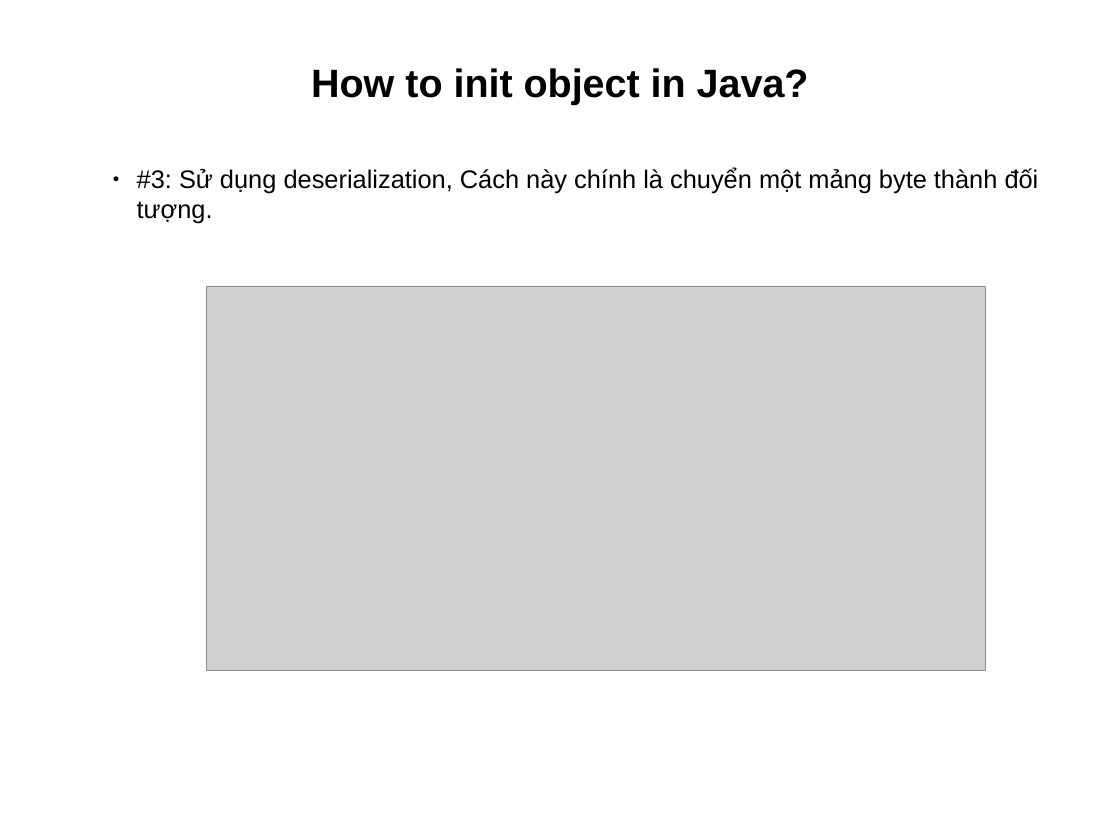
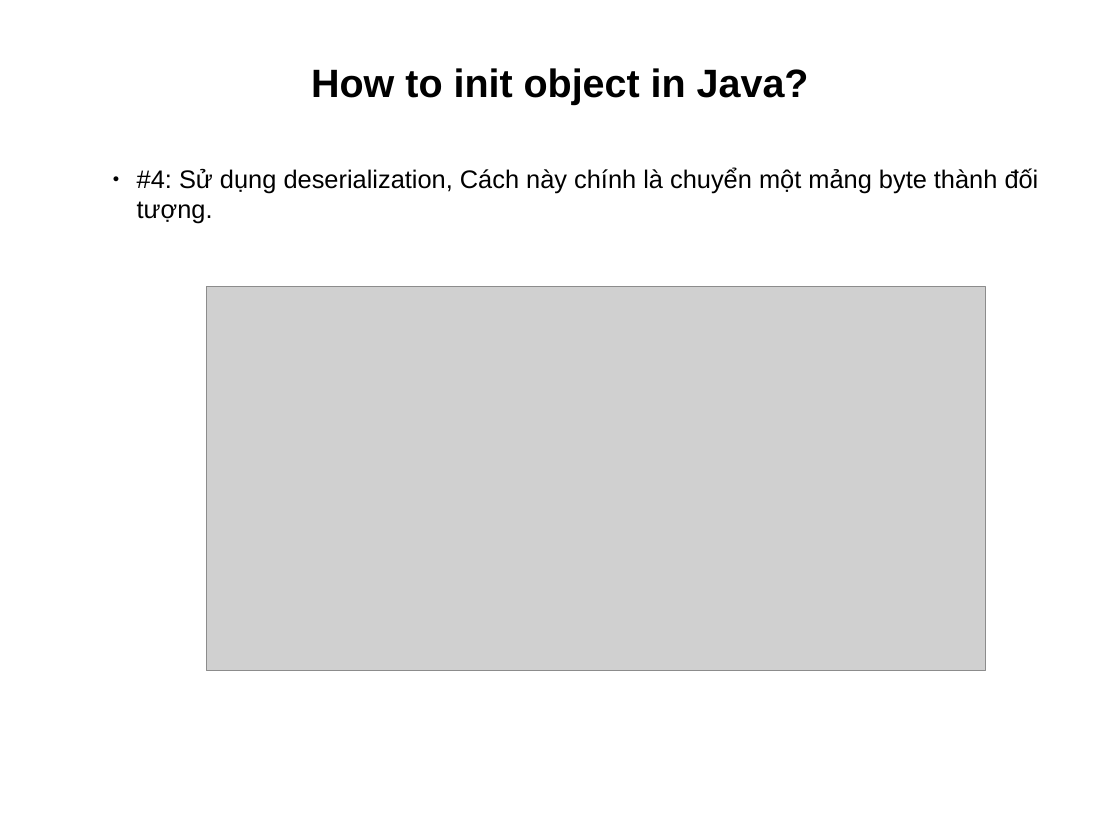
Before and after one commit to truongphan/documents, a slide deck: slide 15 of JavaCore.pptx. Drawn at 1120x840 pixels with LibreOffice and Linux fonts; fonts in the diff are those of the drawing; grey boxes stand for pictures. Boxes give left, top, right and bottom in pixels: in the first picture for what was removed or moved away, otherwise in the second. Text is boxed around its words. In the diff, an @@ line names an element or a change of style, - is before the commit and + after.

```diff
--- a/JavaCore.pptx
+++ b/JavaCore.pptx
@@ text at box(137, 167, 1039, 224): text changed @@
-● #3: Sử dụng deserialization, Cách này chính là chuyển một mảng byte thành đối tượng.
+● #4: Sử dụng deserialization, Cách này chính là chuyển một mảng byte thành đối tượng.
```
Also in this commit, not shown: 3 other slides changed, 2 slides added, 2 other files.
